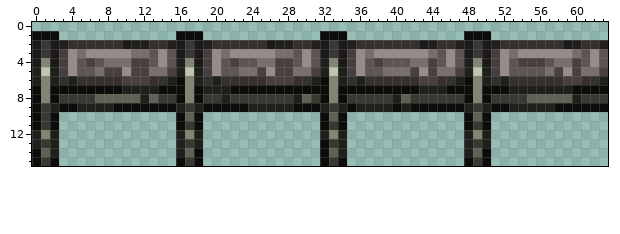
A pixel-art sprite gets an edit: content/Blocks/Terrain/terrain.framework.smirgrafit.png. That is the earlier state.
The file is 64x16 pixels. Colours within 5 levels of each other are drawn and written as one.
And afterwards:
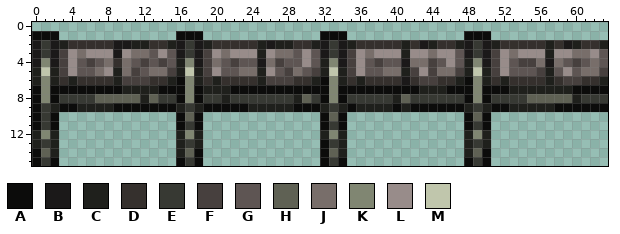
Palette (. is transparent): A #0c0c0b  B #1b1919  C #1f201c  D #35302d  E #373933  F #47403e  G #5e5553  H #5f6154  J #786e6a  K #808672  L #988c8a  M #c0c6ac
The edit:
Changed rows in their new state; - is an unchanged pixel.
first column x 8:
 2 -B---------------C---------------C---------------C-----
 3 -B---------------C---------------C---L-----------C---J-
 4 -D-G--F-----J----B--G------------B--------------JB-G--J
 5 LCJ-G------------C-G--G----------C--------------FCG-G--
 6 -C---------------C---------------B---------------C-----
Boxes around the changes in both pictures, in picture pixels (x1, y1, x2, y2):
changed: (104, 40, 167, 85)
changed: (257, 40, 311, 85)
changed: (401, 40, 410, 85)
changed: (536, 40, 599, 85)
changed: (437, 49, 446, 58)
changed: (212, 58, 221, 67)
